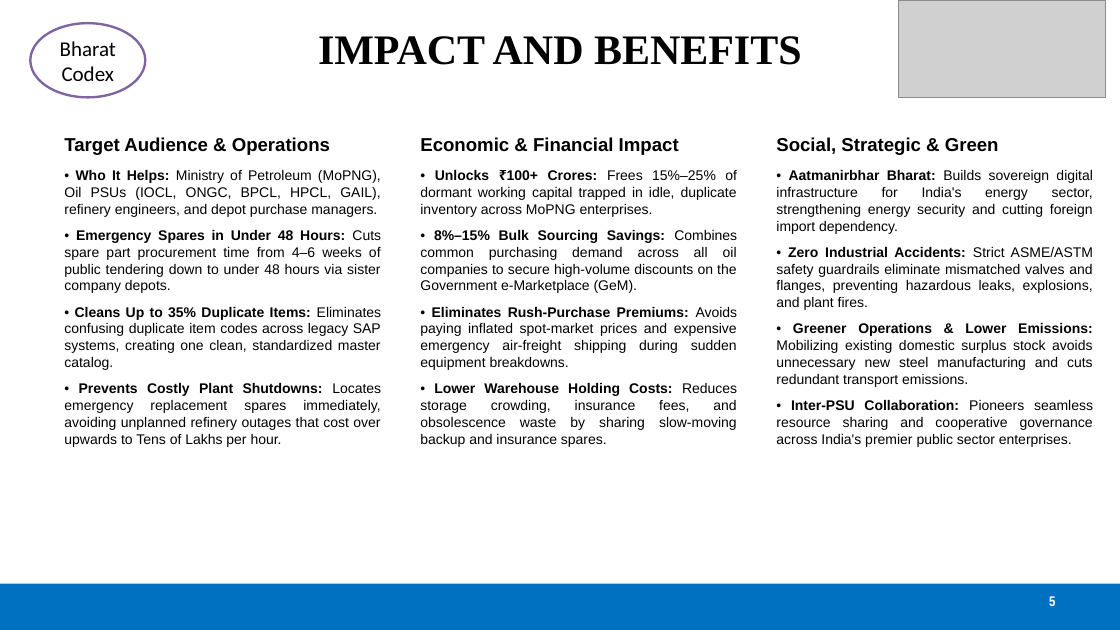
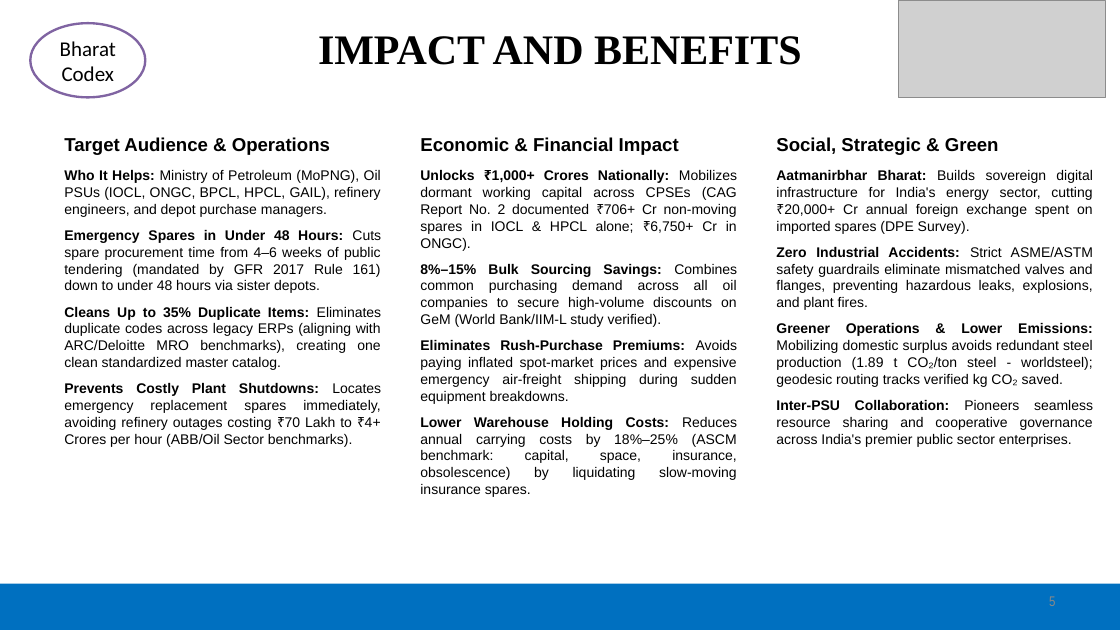
Before and after one commit to Gesicht436/Samanvay-AI, a slide deck: slide 5 of SIH_Presentation.pptx. Drawn at 1120x630 pixels with LibreOffice and Linux fonts; fonts in the diff are those of the drawing; grey boxes stand for pictures. Boxes give left, top, right and bottom in pixels: in the first picture for what was removed or moved away, otherwise in the second. Text is boxed around its words. In the diff, an @@ line names an element or a change of style, - is before the commit and + after.

```diff
--- a/SIH_Presentation.pptx
+++ b/SIH_Presentation.pptx
@@ text at (64, 170, 381, 447): text changed @@
-• Who It Helps: Ministry of Petroleum (MoPNG), Oil PSUs (IOCL, ONGC, BPCL, HPCL, GAIL), refinery engineers, and depot purchase managers.
-• Emergency Spares in Under 48 Hours: Cuts spare part procurement time from 4–6 weeks of public tendering down to under 48 hours via sister company depots.
-• Cleans Up to 35% Duplicate Items: Eliminates confusing duplicate item codes across legacy SAP systems, creating one clean, standardized master catalog.
-• Prevents Costly Plant Shutdowns: Locates emergency replacement spares immediately, avoiding unplanned refinery outages that cost over upwards to Tens of Lakhs per hour.
+Who It Helps: Ministry of Petroleum (MoPNG), Oil PSUs (IOCL, ONGC, BPCL, HPCL, GAIL), refinery engineers, and depot purchase managers.
+Emergency Spares in Under 48 Hours: Cuts spare procurement time from 4–6 weeks of public tendering (mandated by GFR 2017 Rule 161) down to under 48 hours via sister depots.
+Cleans Up to 35% Duplicate Items: Eliminates duplicate codes across legacy ERPs (aligning with ARC/Deloitte MRO benchmarks), creating one clean standardized master catalog.
+Prevents Costly Plant Shutdowns: Locates emergency replacement spares immediately, avoiding refinery outages costing ₹70 Lakh to ₹4+ Crores per hour (ABB/Oil Sector benchmarks).
@@ text at (420, 170, 738, 497): text changed @@
-• Unlocks ₹100+ Crores: Frees 15%–25% of dormant working capital trapped in idle, duplicate inventory across MoPNG enterprises.
-• 8%–15% Bulk Sourcing Savings: Combines common purchasing demand across all oil companies to secure high-volume discounts on the Government e-Marketplace (GeM).
-• Eliminates Rush-Purchase Premiums: Avoids paying inflated spot-market prices and expensive emergency air-freight shipping during sudden equipment breakdowns.
-• Lower Warehouse Holding Costs: Reduces storage crowding, insurance fees, and obsolescence waste by sharing slow-moving backup and insurance spares.
+Unlocks ₹1,000+ Crores Nationally: Mobilizes dormant working capital across CPSEs (CAG Report No. 2 documented ₹706+ Cr non-moving spares in IOCL & HPCL alone; ₹6,750+ Cr in ONGC).
+8%–15% Bulk Sourcing Savings: Combines common purchasing demand across all oil companies to secure high-volume discounts on GeM (World Bank/IIM-L study verified).
+Eliminates Rush-Purchase Premiums: Avoids paying inflated spot-market prices and expensive emergency air-freight shipping during sudden equipment breakdowns.
+Lower Warehouse Holding Costs: Reduces annual carrying costs by 18%–25% (ASCM benchmark: capital, space, insurance, obsolescence) by liquidating slow-moving insurance spares.
@@ text at (776, 170, 1093, 447): text changed @@
-• Aatmanirbhar Bharat: Builds sovereign digital infrastructure for India's energy sector, strengthening energy security and cutting foreign import dependency.
-• Zero Industrial Accidents: Strict ASME/ASTM safety guardrails eliminate mismatched valves and flanges, preventing hazardous leaks, explosions, and plant fires.
-• Greener Operations & Lower Emissions: Mobilizing existing domestic surplus stock avoids unnecessary new steel manufacturing and cuts redundant transport emissions.
-• Inter-PSU Collaboration: Pioneers seamless resource sharing and cooperative governance across India's premier public sector enterprises.
+Aatmanirbhar Bharat: Builds sovereign digital infrastructure for India's energy sector, cutting ₹20,000+ Cr annual foreign exchange spent on imported spares (DPE Survey).
+Zero Industrial Accidents: Strict ASME/ASTM safety guardrails eliminate mismatched valves and flanges, preventing hazardous leaks, explosions, and plant fires.
+Greener Operations & Lower Emissions: Mobilizing domestic surplus avoids redundant steel production (1.89 t CO₂/ton steel - worldsteel); geodesic routing tracks verified kg CO₂ saved.
+Inter-PSU Collaboration: Pioneers seamless resource sharing and cooperative governance across India's premier public sector enterprises.
@@ text "5" at (1049, 596, 1055, 606): text colour #FFFFFF to #898989, bold off @@
```
Also in this commit, not shown: 4 other slides changed, 44 other files.
